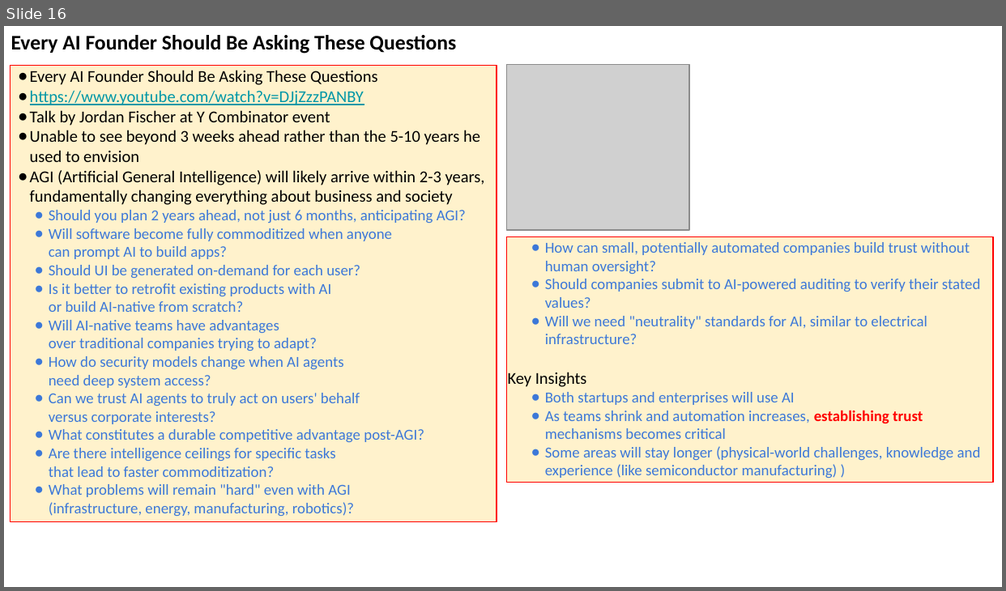
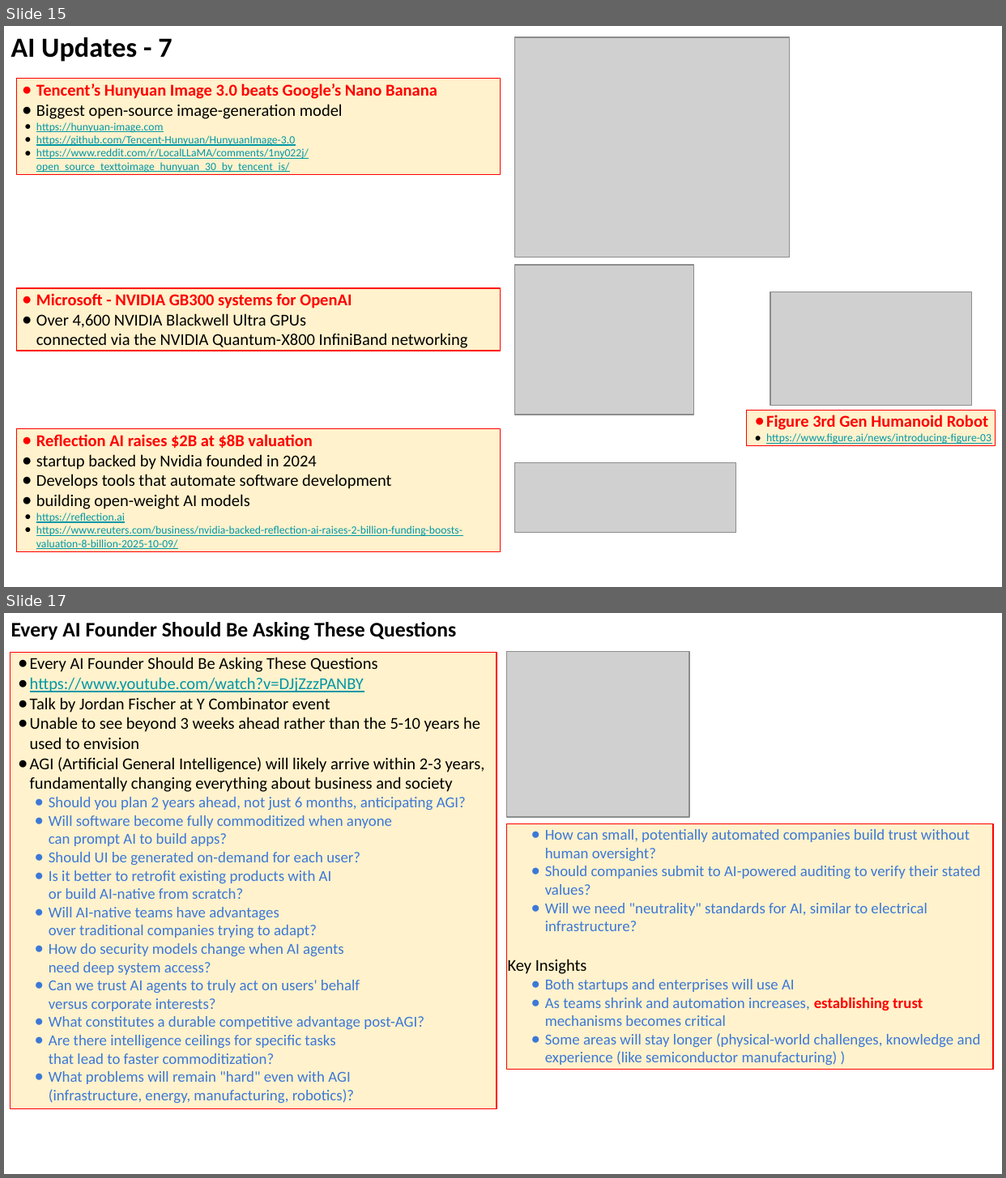
Before and after one commit to lselector/seminar, a slide deck: 2025/2025-10-10-AI-Updates.pptx. Shown one above the other, each under a label of ours: slide 16 before the commit, slides 15 and 17 after it; the slides between them are not shown. The pictures are 1006x591 and 1006x1178 pixels, drawn with LibreOffice and Linux fonts; fonts in the diff are those of the drawing; grey boxes stand for pictures. Boxes give left, top, right and bottom in pixels: in the first picture for what was removed or moved away, otherwise in the second. Text is boxed around its words. In the diff, an @@ line names an element or a change of style, - is before the commit and + after.

```diff
--- a/2025/2025-10-10-AI-Updates.pptx
+++ b/2025/2025-10-10-AI-Updates.pptx
@@ slide 15 added at [4,26,1002,587], background #FFFFFF @@
@@ text added at [11,37,172,62], 20 pt, text #000000, bold @@
+AI Updates - 7
@@ picture added at [515,37,790,257] @@
@@ rectangle added at [17,79,501,175], fill #FFF2CC, outline #FF0000 0.75 pt, 8 pt, text #0097A7, underline @@
+● Tencent’s Hunyuan Image 3.0 beats Google’s Nano Banana
+● Biggest open-source image-generation model
+● https://hunyuan-image.com
+● https://github.com/Tencent-Hunyuan/HunyuanImage-3.0
+● https://www.reddit.com/r/LocalLLaMA/comments/1ny022j/open_source_texttoimage_hunyuan_30_by_tencent_is/
@@ picture added at [515,264,693,414] @@
@@ rectangle added at [17,288,501,352], fill #FFF2CC, outline #FF0000 0.75 pt, 12 pt, text #000000 @@
+● Microsoft - NVIDIA GB300 systems for OpenAI
+● Over 4,600 NVIDIA Blackwell Ultra GPUs
+  connected via the NVIDIA Quantum-X800 InfiniBand networking
@@ picture added at [770,292,972,405] @@
@@ rectangle added at [747,410,995,446], fill #FFF2CC, outline #FF0000 0.75 pt, 8 pt, text #0097A7, underline @@
+● Figure 3rd Gen Humanoid Robot
+● https://www.figure.ai/news/introducing-figure-03
@@ rectangle added at [17,429,501,552], fill #FFF2CC, outline #FF0000 0.75 pt, 8 pt, text #0097A7, underline @@
+● Reflection AI raises $2B at $8B valuation
+● startup backed by Nvidia founded in 2024
+● Develops tools that automate software development
+● building open-weight AI models
+● https://reflection.ai
+● https://www.reuters.com/business/nvidia-backed-reflection-ai-raises-2-billion-funding-boosts-valuation-8-billion-2025-10-09/
@@ picture added at [515,463,735,532] @@
@@ what was slide 16 is now slide 17 @@
```
Also in this commit, not shown: 7 slides changed, 1 other slide added, 1 slide removed.
